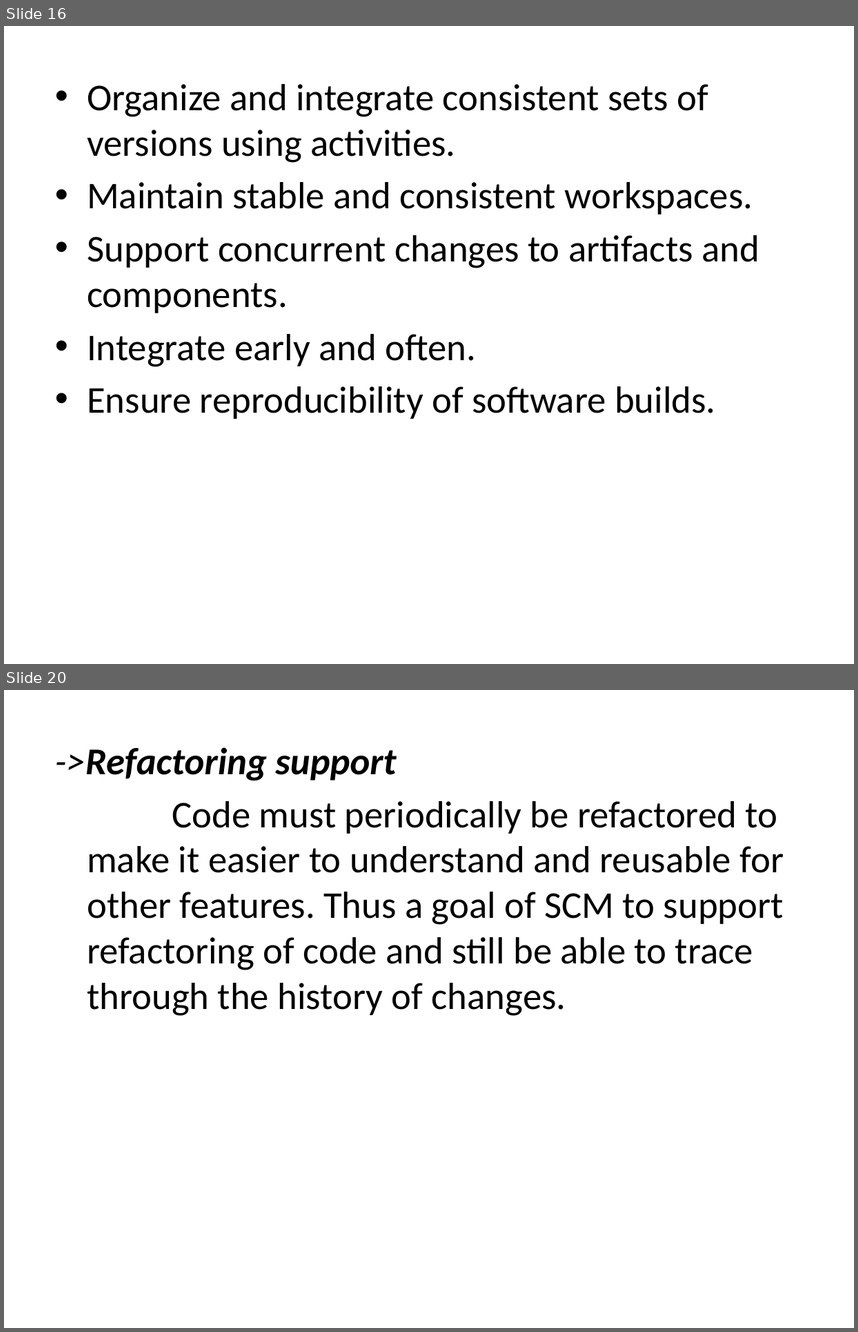
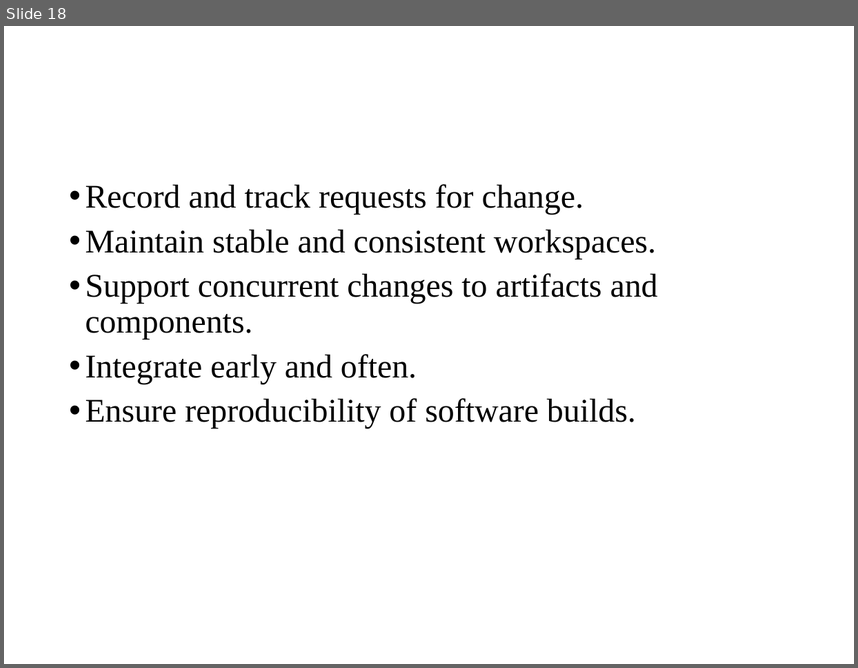
Before and after one commit to suvethaammu/suvethaammu, a slide deck: BEST PRACTICES OF SOTWARE CONFIGURATION MANAGEMENT.pptx. Shown one above the other, each under a label of ours: slides 16 and 20 before the commit, slide 18 after it; the slides between them are not shown. The pictures are 858x1332 and 858x668 pixels, drawn with LibreOffice and Linux fonts; fonts in the diff are those of the drawing. Boxes give left, top, right and bottom in pixels: in the first picture for what was removed or moved away, otherwise in the second. Text is boxed around its words. In the diff, an @@ line names an element or a change of style, - is before the commit and + after.

```diff
--- a/BEST PRACTICES OF SOTWARE CONFIGURATION MANAGEMENT.pptx
+++ b/BEST PRACTICES OF SOTWARE CONFIGURATION MANAGEMENT.pptx
@@ slide 20 removed at box(4, 690, 854, 1328), background #FFFFFF @@
@@ text removed at box(55, 747, 784, 1016) @@
-->Refactoring support
-Code must periodically be refactored to make it easier to understand and reusable for other features. Thus a goal of SCM to support refactoring of code and still be able to trace through the history of changes.
@@ what was slide 16 is now slide 18 @@
@@ slide 18 changed as well @@
@@ text "Record and track requests for ...": place and size @@
-text "Record and track requests for ..." at box(87, 84, 760, 419)
+text "Record and track requests for ..." at box(85, 184, 658, 428)
@@ text at box(85, 184, 584, 214): text changed; size 32 to 28 pt; font Calibri to Times New Roman @@
-• Organize and integrate consistent sets of versions using activities.
+• Record and track requests for change.
@@ text at box(85, 229, 658, 428): size 32 to 28 pt, font Calibri to Times New Roman in "Maintain stable and consistent workspaces.", "Support concurrent changes to artifacts and components.", "Integrate early and often.", "Ensure reproducibility of software builds."; indent changed; line spacing 1 to 0.9; more space between paragraphs @@
```
Also in this commit, not shown: 8 other slides changed, 11 slides added, 11 other slides removed.
